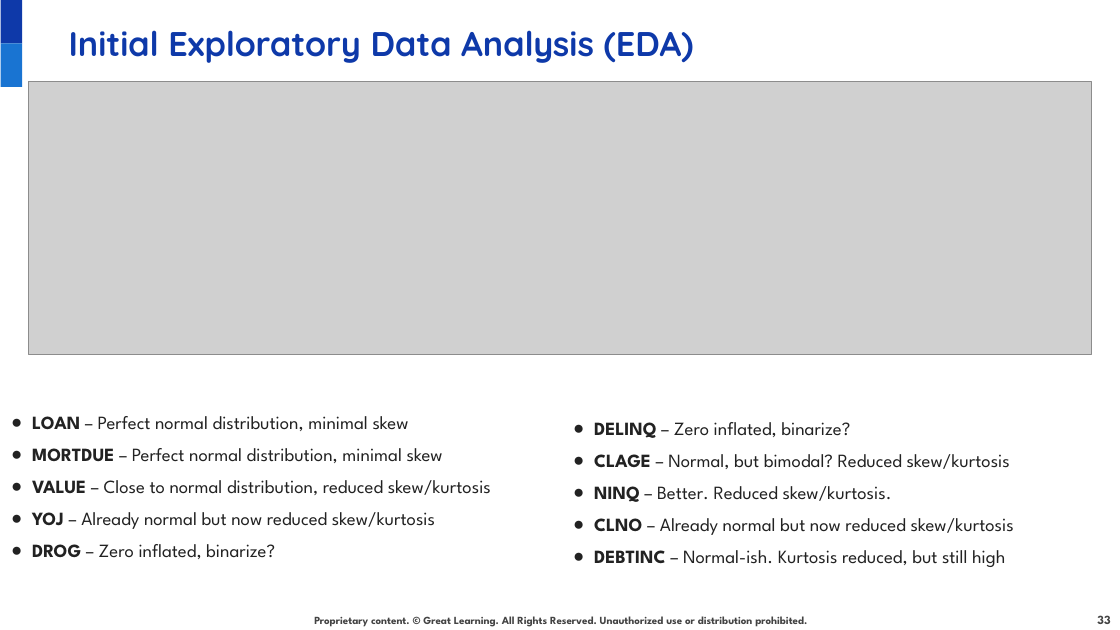
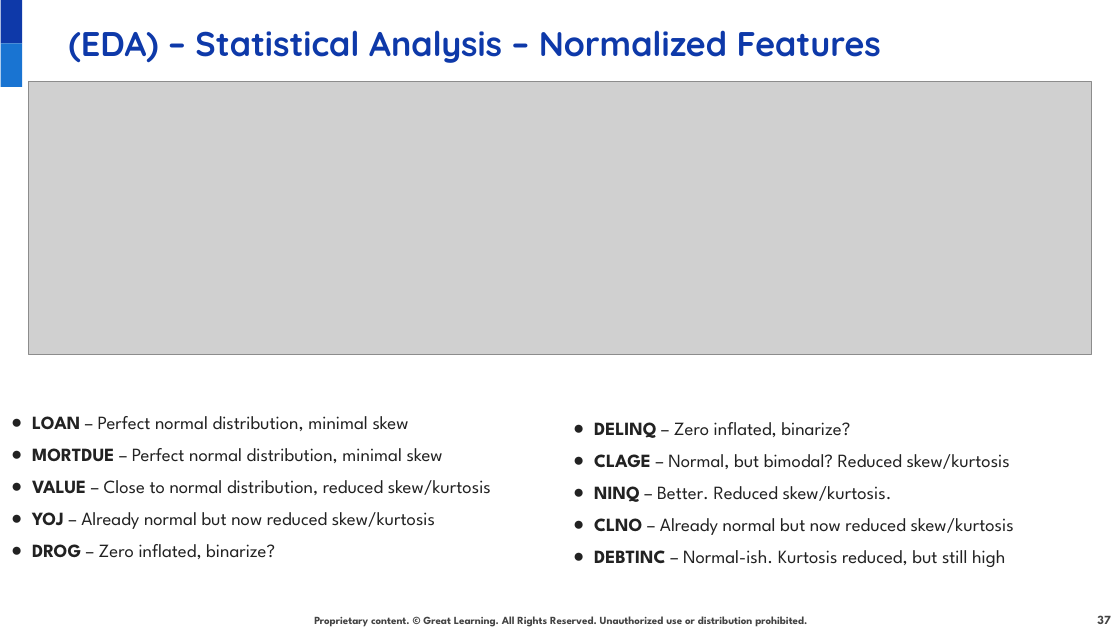
Before and after one commit to juanbucz/GreatLearning-TermProjects, a slide deck: slide 37 of Neural Networks - Loan Default/Loan Default Prediction Presentation - Business Interpretation - John Buczkowski.pptx (slide 33 before the commit). Drawn at 1120x630 pixels with LibreOffice and Linux fonts; fonts in the diff are those of the drawing; grey boxes stand for pictures; background and template pictures are left out. Boxes give left, top, right and bottom in pixels: in the first picture for what was removed or moved away, otherwise in the second. Text is boxed around its words. In the diff, an @@ line names an element or a change of style, - is before the commit and + after.

```diff
--- a/Neural Networks - Loan Default/Loan Default Prediction Presentation - Business Interpretation - John Buczkowski.pptx
+++ b/Neural Networks - Loan Default/Loan Default Prediction Presentation - Business Interpretation - John Buczkowski.pptx
@@ text at <box>69,30,881,63</box>: text changed @@
-Initial Exploratory Data Analysis (EDA)
+(EDA) – Statistical Analysis – Normalized Features
@@ page number at <box>1097,615,1110,624</box>: text changed @@
-33
+37
```
Also in this commit, not shown: 17 other slides changed, 5 slides added, 6 slides removed.
